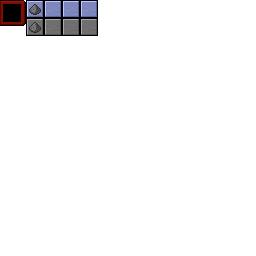
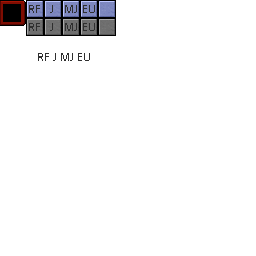
Before/after of a 256×256 layered artwork. What changed in the layer stack:
painted on "EnergyUnitType.png" over left=29, top=0, right=116, bottom=61
